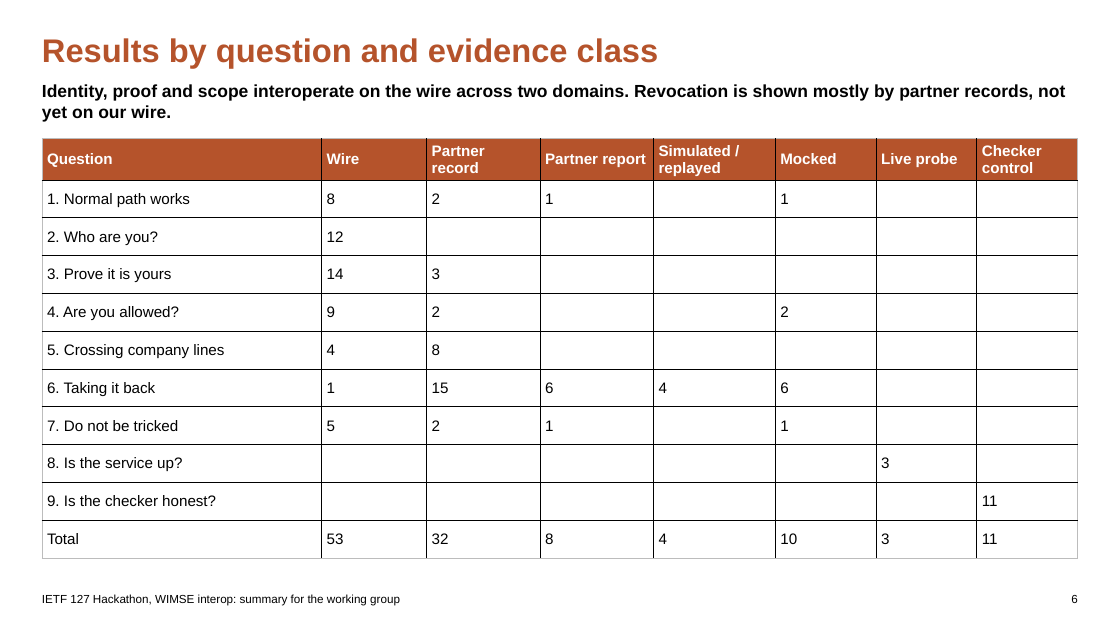
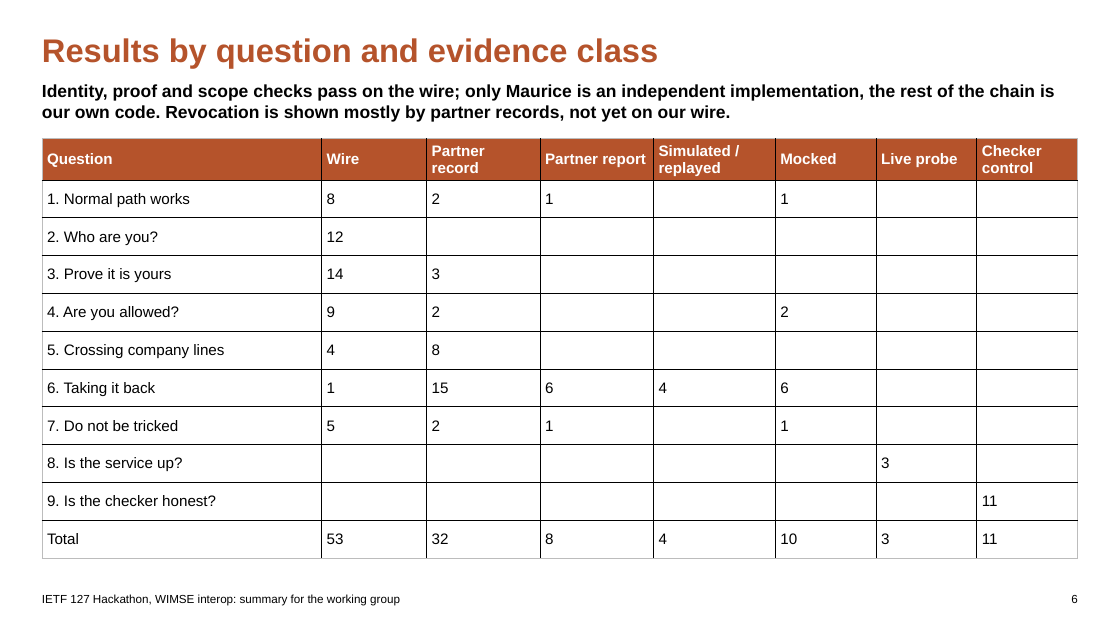
Before and after one commit to apelov/IETF127-Hackathon-AI2II-WIMSE, a slide deck: slide 6 of IETF127_WIMSE_WG_Summary.pptx. Drawn at 1120x630 pixels with LibreOffice and Linux fonts; fonts in the diff are those of the drawing. Boxes give left, top, right and bottom in pixels: in the first picture for what was removed or moved away, otherwise in the second. Text is boxed around its words. In the diff, an @@ line names an element or a change of style, - is before the commit and + after.

```diff
--- a/IETF127_WIMSE_WG_Summary.pptx
+++ b/IETF127_WIMSE_WG_Summary.pptx
@@ text at [42,84,1055,122]: text changed @@
-Identity, proof and scope interoperate on the wire across two domains. Revocation is shown mostly by partner records, not yet on our wire.
+Identity, proof and scope checks pass on the wire; only Maurice is an independent implementation, the rest of the chain is our own code. Revocation is shown mostly by partner records, not yet on our wire.
```
Also in this commit, not shown: 3 other slides changed, 5 other files.
